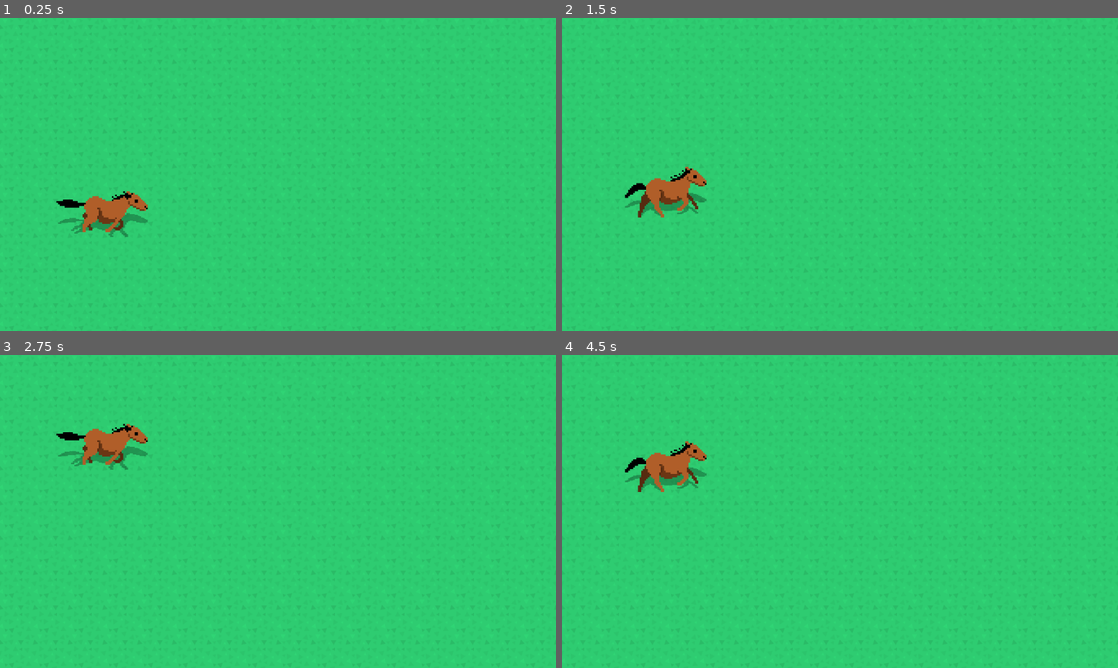
Above: before the commit, frames 1-4 (two rows, left to right).
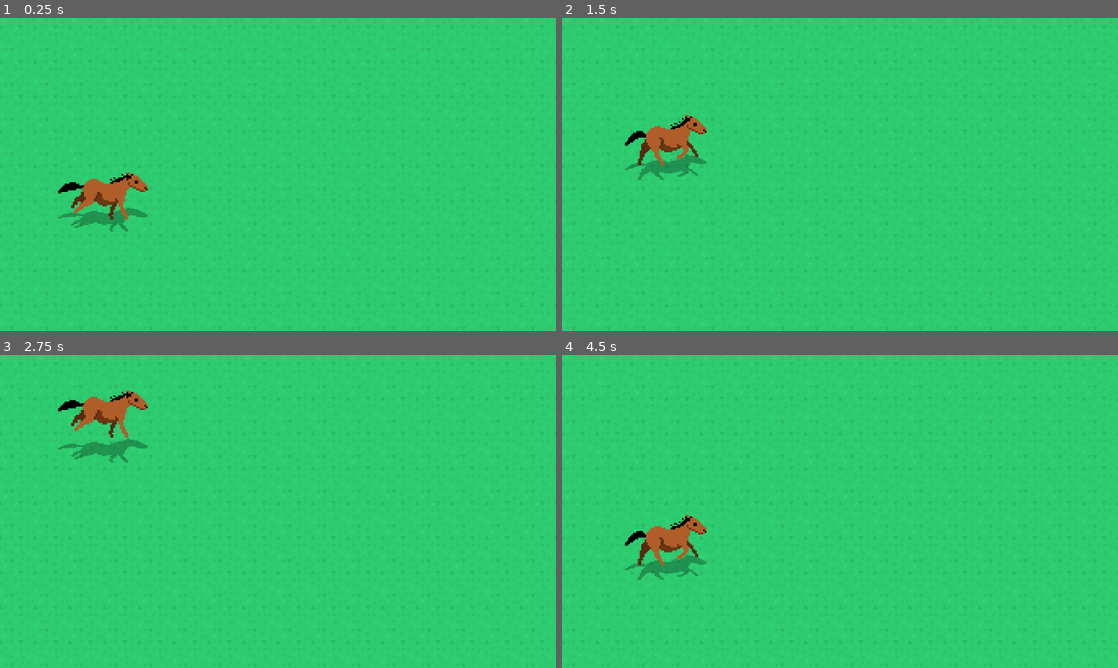
Above: after the commit, the same moments.

Repository: bardes/go-horse
Game: Godot game, scene res://game.tscn
Two runs of this game, one before a commit and one after it. Both use one fixed random seed, a clock stepped at 60 frames per second and the inputs below.
Inputs (mouse positions are in pixels of both pictures, inside the frame that each line leads up to):
- Up to frame 1 (0.25 s): no input
- Up to frame 2 (1.5 s): move the mouse to (962, 158) at 0.52 s; click (962, 158) at 0.67 s; move the mouse to (728, 190) at 1.27 s; click (728, 190) at 1.42 s
- Up to frame 3 (2.75 s): move the mouse to (333, 442) at 2.02 s; click (333, 442) at 2.17 s
- Up to frame 4 (4.5 s): move the mouse to (812, 574) at 2.77 s; click (812, 574) at 2.92 s; move the mouse to (1006, 558) at 3.52 s; click (1006, 558) at 3.67 s; move the mouse to (673, 464) at 4.27 s; click (673, 464) at 4.42 s

The runs differ from the first frame. In frame 1, 2.0% of the frame differs, in the area x 10-27%, y 49-70%; in frame 2, 2.7%; in frame 3, 2.3%; in frame 4, 2.8%, in the area x 11-26%, y 27-72%.

Commit message:
Agora com pulos!

Diff:
--- a/resources/horse/horse.gd
+++ b/resources/horse/horse.gd
@@ -1,5 +1,9 @@
 extends Node2D
 
+@onready var animation = $AnimationPlayer
+
 func _input(event: InputEvent) -> void:
-	if event is InputEventMouseMotion:
+	if event is InputEventMouseMotion and not animation.is_playing():
 		position.y = event.position.y
+	elif event is InputEventMouseButton and event.pressed:
+		animation.play("jump")
--- a/resources/horse/horse.tscn
+++ b/resources/horse/horse.tscn
@@ -4,29 +4,88 @@
 [ext_resource type="SpriteFrames" uid="uid://dircy1bi8kblq" path="res://resources/sprites/horse_frames.tres" id="1_ye0un"]
 [ext_resource type="Script" uid="uid://cmpb50dpjx6on" path="res://resources/horse/animated_sprite_2d.gd" id="2_7n35t"]
 
+[sub_resource type="Animation" id="Animation_tfaa7"]
+length = 0.001
+tracks/0/type = "bezier"
+tracks/0/imported = false
+tracks/0/enabled = true
+tracks/0/path = NodePath("Pivot/HorseSprite:position:y")
+tracks/0/interp = 1
+tracks/0/loop_wrap = true
+tracks/0/keys = {
+"handle_modes": PackedInt32Array(0),
+"points": PackedFloat32Array(-32, -0.25, 0, 0.25, 0),
+"times": PackedFloat32Array(0)
+}
+tracks/1/type = "bezier"
+tracks/1/imported = false
+tracks/1/enabled = true
+tracks/1/path = NodePath("Pivot/Shadow:position:y")
+tracks/1/interp = 1
+tracks/1/loop_wrap = true
+tracks/1/keys = {
+"handle_modes": PackedInt32Array(0),
+"points": PackedFloat32Array(-10, -0.25, 0, 0.25, 0),
+"times": PackedFloat32Array(0)
+}
+
+[sub_resource type="Animation" id="Animation_gxuj3"]
+resource_name = "jump"
+tracks/0/type = "bezier"
+tracks/0/imported = false
+tracks/0/enabled = true
+tracks/0/path = NodePath("Pivot/HorseSprite:position:y")
+tracks/0/interp = 1
+tracks/0/loop_wrap = true
+tracks/0/keys = {
+"handle_modes": PackedInt32Array(0, 2, 2),
+"points": PackedFloat32Array(0, -0.25, 0, 0.033333335, -42, -62, 0, 0, 0, 0, 0, -0.06788182, -38, 0, 0),
+"times": PackedFloat32Array(0, 0.5, 1)
+}
+tracks/1/type = "bezier"
+tracks/1/imported = false
+tracks/1/enabled = true
+tracks/1/path = NodePath("Pivot/Shadow:position:y")
+tracks/1/interp = 1
+tracks/1/loop_wrap = true
+tracks/1/keys = {
+"handle_modes": PackedInt32Array(0, 2, 2),
+"points": PackedFloat32Array(-0.5, -0.25, 0, 0.26666668, -17.5, -13.5, -0.083333336, 1.6666667, 0, 0, 0, -0.16666669, -16.5, 0, 0),
+"times": PackedFloat32Array(0, 0.5, 1)
+}
+
+[sub_resource type="AnimationLibrary" id="AnimationLibrary_wyr08"]
+_data = {
+&"RESET": SubResource("Animation_tfaa7"),
+&"jump": SubResource("Animation_gxuj3")
+}
+
 [node name="Horse" type="Node2D" unique_id=235475249]
 script = ExtResource("1_tfaa7")
 
-[node name="ShadowPivot" type="Node2D" parent="." unique_id=1483806052]
+[node name="Pivot" type="Node2D" parent="." unique_id=1483806052]
 position = Vector2(16, 50)
 
-[node name="Shadow" type="AnimatedSprite2D" parent="ShadowPivot" unique_id=1689908881]
+[node name="Shadow" type="AnimatedSprite2D" parent="Pivot" unique_id=1689908881]
 self_modulate = Color(0, 0, 0, 0.28235295)
 texture_filter = 1
+position = Vector2(0, -10)
 scale = Vector2(3, 1.5)
 sprite_frames = ExtResource("1_ye0un")
 animation = &"run"
-frame_progress = 0.110875376
 offset = Vector2(0, -24)
 flip_h = true
 script = ExtResource("2_7n35t")
 
-[node name="HorseSprite" type="AnimatedSprite2D" parent="ShadowPivot" unique_id=1470145785]
+[node name="HorseSprite" type="AnimatedSprite2D" parent="Pivot" unique_id=1470145785]
 texture_filter = 1
+position = Vector2(0, -32)
 scale = Vector2(3, 3)
 sprite_frames = ExtResource("1_ye0un")
 animation = &"run"
-frame_progress = 0.50609297
 offset = Vector2(0, -24)
 flip_h = true
 script = ExtResource("2_7n35t")
+
+[node name="AnimationPlayer" type="AnimationPlayer" parent="." unique_id=288986738]
+libraries/ = SubResource("AnimationLibrary_wyr08")
